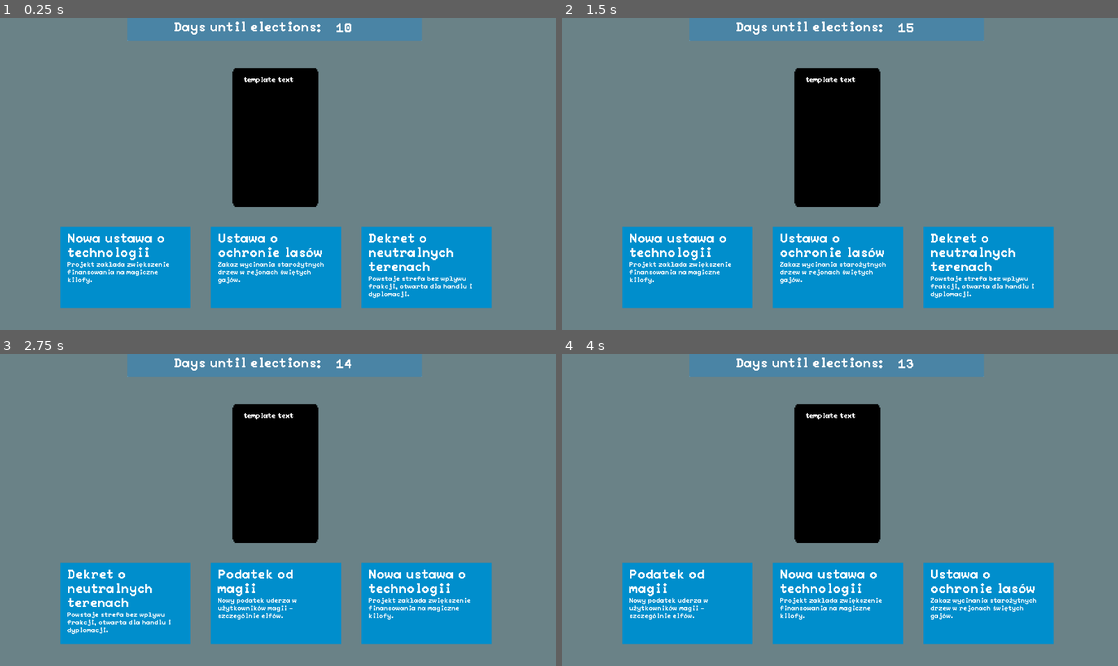
Above: before the commit, frames 1-4 (two rows, left to right).
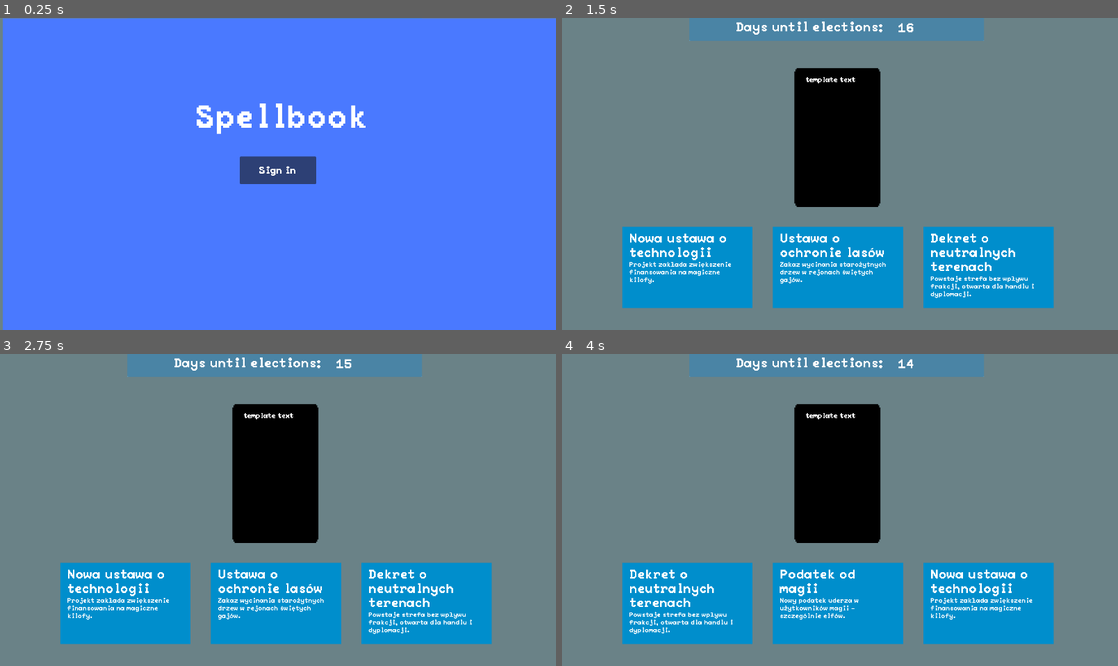
Above: after the commit, the same moments.

Repository: WhatYouFormaggiKindOfPizza/game
Game: Godot game, scene res://scenes/game.tscn
The game is run twice, just before and just after one commit, with the same random seed, the same clock (stepped at 60 frames per second) and the same inputs.
Inputs (mouse positions are in pixels of both pictures, inside the frame that each line leads up to):
- Up to frame 1 (0.25 s): no input
- Up to frame 2 (1.5 s): click (689, 267) at 0.52 s; click (840, 170) at 1.25 s, where only the run after the commit has a clickable "Sign in"
- Up to frame 3 (2.75 s): click (127, 603) at 2.02 s
- Up to frame 4 (4 s): click (689, 603) at 2.77 s; tap Enter at 3.5 s; move the mouse to (962, 494) at 3.52 s

The runs differ from the first frame. In frame 1, 100% of the frame differs, in the area x 0-100%, y 0-100%; in frame 2, less than 0.1%; in frame 3, 3.2%; in frame 4, 2.9%.

Commit message:
Fix bug by adding startscreen

Diff:
--- a/scenes/game.tscn
+++ b/scenes/game.tscn
@@ -7,13 +7,9 @@
 [ext_resource type="PackedScene" uid="uid://b5qlpe8xpnqn" path="res://scenes/post.tscn" id="4_lbhrr"]
 [ext_resource type="PackedScene" uid="uid://cvkh1np46j6hr" path="res://scenes/phone.tscn" id="6_p57ef"]
 [ext_resource type="PackedScene" uid="uid://c8o86gfehxt5b" path="res://scenes/days_until.tscn" id="7_u5sy4"]
+[ext_resource type="PackedScene" uid="uid://cossoaxys8lj8" path="res://scenes/start_screen.tscn" id="8_gee14"]
 
 [node name="Game" type="Node2D"]
-
-[node name="Background" type="ColorRect" parent="."]
-offset_right = 1367.0
-offset_bottom = 769.0
-color = Color(0.415686, 0.509804, 0.529412, 1)
 
 [node name="GameManager" type="Node" parent="."]
 unique_name_in_owner = true
@@ -50,6 +46,11 @@
 position = Vector2(317, 251)
 group_name = "Alties"
 
+[node name="Background" type="ColorRect" parent="."]
+offset_right = 1367.0
+offset_bottom = 769.0
+color = Color(0.415686, 0.509804, 0.529412, 1)
+
 [node name="PostsContainer" type="HBoxContainer" parent="."]
 unique_name_in_owner = true
 anchors_preset = 10
@@ -70,7 +71,7 @@
 [node name="ExamplePost1" parent="PostsContainer" instance=ExtResource("4_lbhrr")]
 layout_mode = 2
 
-[node name="UI" type="Node" parent="."]
+[node name="UI" type="Node2D" parent="."]
 
 [node name="Phone" parent="UI" instance=ExtResource("6_p57ef")]
 position = Vector2(678, 297)
@@ -82,3 +83,14 @@
 offset_right = 1037.0
 offset_bottom = 56.0
 grow_horizontal = 2
+
+[node name="StartScreen" parent="." instance=ExtResource("8_gee14")]
+unique_name_in_owner = true
+z_index = 4096
+anchors_preset = 0
+anchor_right = 0.0
+anchor_bottom = 0.0
+offset_right = 1366.0
+offset_bottom = 768.0
+grow_horizontal = 1
+grow_vertical = 1
--- /dev/null
+++ b/scenes/start_screen.gd
@@ -0,0 +1,6 @@
+class_name StartScreen extends Control
+
+@onready var game_manager: GameManager = %GameManager
+
+func _on_button_pressed() -> void:
+    game_manager.start_game()
--- /dev/null
+++ b/scenes/start_screen.tscn
@@ -0,0 +1,65 @@
+[gd_scene load_steps=3 format=3 uid="uid://cossoaxys8lj8"]
+
+[ext_resource type="Script" uid="uid://ha4hyb2hftw4" path="res://scenes/start_screen.gd" id="1_o7i0r"]
+[ext_resource type="PackedScene" uid="uid://bibasatxhl56l" path="res://scenes/pixel_label.tscn" id="1_tx5wa"]
+
+[node name="StartScreen" type="Control"]
+custom_minimum_size = Vector2(1366, 768)
+layout_mode = 3
+anchors_preset = 15
+anchor_right = 1.0
+anchor_bottom = 1.0
+grow_horizontal = 2
+grow_vertical = 2
+script = ExtResource("1_o7i0r")
+
+[node name="ColorRect" type="ColorRect" parent="."]
+layout_mode = 1
+anchors_preset = -1
+anchor_right = 1.002
+anchor_bottom = 1.0
+offset_left = 7.0
+offset_top = 1.0
+offset_right = 7.26782
+color = Color(0.29191, 0.472719, 0.999999, 1)
+
+[node name="PixelLabel" parent="ColorRect" instance=ExtResource("1_tx5wa")]
+layout_mode = 0
+offset_left = 471.0
+offset_top = 209.0
+offset_right = 896.0
+offset_bottom = 289.0
+theme_override_font_sizes/font_size = 80
+text = "Spellbook"
+font_scale = 10
+
+[node name="Button" type="Button" parent="ColorRect"]
+layout_mode = 1
+anchors_preset = -1
+anchor_left = 0.424914
+anchor_top = 0.443151
+anchor_right = 0.562914
+anchor_bottom = 0.532151
+offset_left = 0.292969
+offset_top = 0.102966
+offset_right = -0.629028
+offset_bottom = -0.160004
+mouse_default_cursor_shape = 2
+metadata/_edit_use_anchors_ = true
+
+[node name="PixelLabel" parent="ColorRect/Button" instance=ExtResource("1_tx5wa")]
+layout_mode = 1
+anchors_preset = 15
+anchor_right = 1.0
+anchor_bottom = 1.0
+offset_left = 62.0
+offset_top = 24.0
+offset_right = -65.0
+offset_bottom = -21.0
+grow_horizontal = 2
+grow_vertical = 2
+theme_override_font_sizes/font_size = 24
+text = "Sign in"
+font_scale = 3
+
+[connection signal="pressed" from="ColorRect/Button" to="." method="_on_button_pressed"]
--- a/scripts/game_manager.gd
+++ b/scripts/game_manager.gd
@@ -14,6 +14,7 @@
 @onready var vote_simulator: VoteSimulator = $VoteSimulator
 @onready var posts_container: HBoxContainer = %PostsContainer
 @onready var days_until: DaysUntil = %DaysUntil
+@onready var start_screen: StartScreen = %StartScreen
 
 
 var entity_groups: Array[EntityGroup]
@@ -42,7 +43,6 @@
 	if show_logs:
 		log_ready()
 	vote_simulator.init(entity_groups)
-	start_game()
 
 
 func load_kings_and_entities() -> void:
@@ -142,6 +142,7 @@
 
 
 func start_game() -> void:
+	start_screen.hide()
 	if show_logs:
 		print("Game started")
 	next_turn()
Not shown: 1 places in scenes/game.tscn that only renumber resources
Not shown, added: scenes/start_screen.gd.uid
